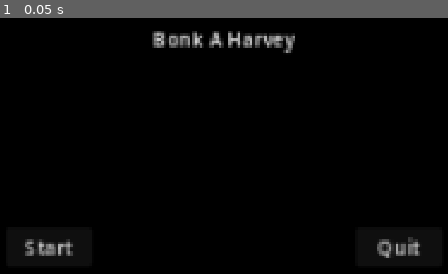
Above: before the commit, frame 1.
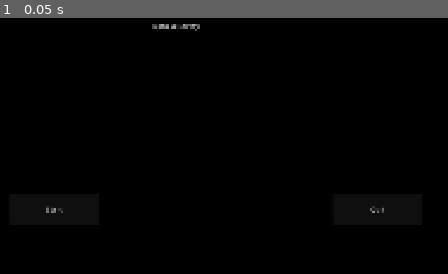
Above: after the commit, the same moment.

Repository: Jes-lan/bonkAHarvey
Game: Godot game, scene res://scenes/main.tscn
The game is run twice, just before and just after one commit, with the same random seed, the same clock (stepped at 60 frames per second) and the same inputs.
Inputs:
- Up to frame 1 (0.05 s): no input

The runs differ from the first frame. In frame 1, 2.9% of the frame differs, in the area x 5-94%, y 2-94%.

Commit message:
change
change

Diff:
--- a/project.godot
+++ b/project.godot
@@ -10,23 +10,25 @@
 
 [application]
 
-config/name="Bonk A Harvey"
-run/main_scene="uid://dgumf2o5taxw1"
-config/features=PackedStringArray("4.4", "GL Compatibility")
+config/name="Bonk a Harvey"
+run/main_scene="uid://b7vjisxhcpqdx"
+config/features=PackedStringArray("4.6", "GL Compatibility")
 config/icon="res://icon.svg"
-
-[autoload]
-
-Global="*res://scenes/Global.tscn"
 
 [display]
 
 window/size/viewport_width=1920
 window/size/viewport_height=1080
 window/size/mode=3
+window/size/borderless=true
 window/stretch/mode="canvas_items"
+
+[physics]
+
+3d/physics_engine="Jolt Physics"
 
 [rendering]
 
+rendering_device/driver.windows="d3d12"
 renderer/rendering_method="gl_compatibility"
 renderer/rendering_method.mobile="gl_compatibility"
--- a/scenes/Global.tscn
+++ /dev/null
@@ -1,6 +0,0 @@
-[gd_scene load_steps=2 format=3 uid="uid://cc0e05ps7nqpr"]
-
-[ext_resource type="Script" uid="uid://drdntv5kw22vb" path="res://scripts/Global.gd" id="1_eeqj2"]
-
-[node name="Global" type="Node"]
-script = ExtResource("1_eeqj2")
--- a/scenes/main.tscn
+++ b/scenes/main.tscn
@@ -1,15 +1,8 @@
-[gd_scene format=3 uid="uid://dgumf2o5taxw1"]
+[gd_scene format=3 uid="uid://b7vjisxhcpqdx"]
 
-[node name="Main" type="Control"]
-layout_mode = 3
-anchors_preset = 15
-anchor_right = 1.0
-anchor_bottom = 1.0
-grow_horizontal = 2
-grow_vertical = 2
+[node name="Main" type="CanvasLayer" unique_id=1581820980]
 
-[node name="ColorRect" type="ColorRect" parent="."]
-layout_mode = 1
+[node name="BG" type="ColorRect" parent="." unique_id=1925084677]
 anchors_preset = 15
 anchor_right = 1.0
 anchor_bottom = 1.0
@@ -17,30 +10,23 @@
 grow_vertical = 2
 color = Color(0, 0, 0, 1)
 
-[node name="Start" type="Button" parent="."]
-layout_mode = 0
-offset_left = 432.0
-offset_top = 736.0
-offset_right = 501.0
-offset_bottom = 767.0
-scale = Vector2(3, 3)
+[node name="Start" type="Button" parent="." unique_id=850892445]
+offset_left = 440.0
+offset_top = 656.0
+offset_right = 656.0
+offset_bottom = 728.0
 text = "Start"
 
-[node name="Quit" type="Button" parent="."]
-layout_mode = 0
-offset_left = 1272.0
-offset_top = 736.0
-offset_right = 1341.0
-offset_bottom = 767.0
-scale = Vector2(3, 3)
-text = "Quit
-"
+[node name="Quit" type="Button" parent="." unique_id=979011826]
+offset_left = 1216.0
+offset_top = 656.0
+offset_right = 1432.0
+offset_bottom = 728.0
+text = "Quit"
 
-[node name="RichTextLabel" type="RichTextLabel" parent="."]
-layout_mode = 0
+[node name="RichTextLabel" type="RichTextLabel" parent="." unique_id=164049431]
 offset_left = 784.0
-offset_top = 248.0
-offset_right = 904.0
-offset_bottom = 272.0
-scale = Vector2(3, 3)
-text = "Bonk A Harvey"
+offset_top = 240.0
+offset_right = 1096.0
+offset_bottom = 328.0
+text = "Bonk a Harvey"
--- a/scenes/main_game.tscn
+++ /dev/null
@@ -1,134 +0,0 @@
-[gd_scene load_steps=4 format=3 uid="uid://c7e27knpkifjw"]
-
-[ext_resource type="Script" uid="uid://6784884ru1ow" path="res://scripts/maingame.gd" id="1_s3esy"]
-
-[sub_resource type="GDScript" id="GDScript_s3esy"]
-script/source = "extends RichTextLabel
-
-func _process(delta: float) -> void:
-	$\".\".text = \"Points: \" + str(Global.gPoints)
-
-"
-
-[sub_resource type="GDScript" id="GDScript_72e8q"]
-script/source = "extends RichTextLabel
-
-func _process(delta: float) -> void:
-	$\".\".text = \"Remaining Time: \" + str(int($\"../Timer\".time_left))
-"
-
-[node name="MainGame" type="Control"]
-layout_mode = 3
-anchors_preset = 15
-anchor_right = 1.0
-anchor_bottom = 1.0
-grow_horizontal = 2
-grow_vertical = 2
-script = ExtResource("1_s3esy")
-
-[node name="BG" type="ColorRect" parent="."]
-layout_mode = 1
-anchors_preset = 15
-anchor_right = 1.0
-anchor_bottom = 1.0
-grow_horizontal = 2
-grow_vertical = 2
-color = Color(0, 0, 0, 1)
-
-[node name="Button" type="Button" parent="."]
-layout_mode = 0
-offset_left = 536.0
-offset_top = 248.0
-offset_right = 720.0
-offset_bottom = 432.0
-
-[node name="Button2" type="Button" parent="."]
-layout_mode = 0
-offset_left = 832.0
-offset_top = 248.0
-offset_right = 1016.0
-offset_bottom = 432.0
-
-[node name="Button3" type="Button" parent="."]
-layout_mode = 0
-offset_left = 1136.0
-offset_top = 248.0
-offset_right = 1320.0
-offset_bottom = 432.0
-
-[node name="Button4" type="Button" parent="."]
-layout_mode = 0
-offset_left = 536.0
-offset_top = 552.0
-offset_right = 720.0
-offset_bottom = 736.0
-
-[node name="Button5" type="Button" parent="."]
-layout_mode = 0
-offset_left = 832.0
-offset_top = 552.0
-offset_right = 1016.0
-offset_bottom = 736.0
-
-[node name="Button6" type="Button" parent="."]
-layout_mode = 0
-offset_left = 1136.0
-offset_top = 552.0
-offset_right = 1320.0
-offset_bottom = 736.0
-
-[node name="Button7" type="Button" parent="."]
-layout_mode = 0
-offset_left = 536.0
-offset_top = 832.0
-offset_right = 720.0
-offset_bottom = 1016.0
-
-[node name="Button8" type="Button" parent="."]
-layout_mode = 0
-offset_left = 832.0
-offset_top = 832.0
-offset_right = 1016.0
-offset_bottom = 1016.0
-
-[node name="Button9" type="Button" parent="."]
-layout_mode = 0
-offset_left = 1136.0
-offset_top = 832.0
-offset_right = 1320.0
-offset_bottom = 1016.0
-
-[node name="Points" type="RichTextLabel" parent="."]
-layout_mode = 0
-offset_left = 32.0
-offset_top = 24.0
-offset_right = 160.0
-offset_bottom = 64.0
-scale = Vector2(3, 3)
-script = SubResource("GDScript_s3esy")
-
-[node name="TimerSTR" type="RichTextLabel" parent="."]
-layout_mode = 0
-offset_left = 432.0
-offset_top = 24.0
-offset_right = 587.0
-offset_bottom = 64.0
-scale = Vector2(3, 3)
-script = SubResource("GDScript_72e8q")
-
-[node name="Timer" type="Timer" parent="."]
-wait_time = 30.0
-autostart = true
-
-[node name="timerForBonk" type="Timer" parent="."]
-
-[connection signal="pressed" from="Button" to="." method="_on_button_pressed"]
-[connection signal="pressed" from="Button2" to="." method="_on_button_2_pressed"]
-[connection signal="pressed" from="Button3" to="." method="_on_button_3_pressed"]
-[connection signal="pressed" from="Button4" to="." method="_on_button_4_pressed"]
-[connection signal="pressed" from="Button5" to="." method="_on_button_5_pressed"]
-[connection signal="pressed" from="Button6" to="." method="_on_button_6_pressed"]
-[connection signal="pressed" from="Button7" to="." method="_on_button_7_pressed"]
-[connection signal="pressed" from="Button8" to="." method="_on_button_8_pressed"]
-[connection signal="pressed" from="Button9" to="." method="_on_button_9_pressed"]
-[connection signal="timeout" from="timerForBonk" to="." method="_on_timer_for_bonk_timeout"]
--- a/scripts/Global.gd
+++ /dev/null
@@ -1,3 +0,0 @@
-extends Node
-
-var gPoints : int = 0
--- a/scripts/maingame.gd
+++ /dev/null
@@ -1,52 +0,0 @@
-extends Control
-
-var pointFlag : bool = false
-var harvey : Texture2D = preload("res://icon.svg")
-@onready var timer = $timerForBonk
-
-func _ready():
-	timer.start(2)
-
-func _process(delta):
-	print(timer.time_left)
-
-func _on_button_pressed() -> void:
-	Global.gPoints += 1
-
-
-func _on_button_2_pressed() -> void:
-	Global.gPoints += 1
-
-
-func _on_button_3_pressed() -> void:
-	Global.gPoints += 1
-
-
-func _on_button_4_pressed() -> void:
-	Global.gPoints += 1
-
-
-func _on_button_5_pressed() -> void:
-	Global.gPoints += 1
-
-
-func _on_button_6_pressed() -> void:
-	Global.gPoints += 1
-
-
-func _on_button_7_pressed() -> void:
-	Global.gPoints += 1
-
-
-func _on_button_8_pressed() -> void:
-	Global.gPoints += 1
-
-
-func _on_button_9_pressed() -> void:
-	Global.gPoints += 1
-
-
-func _on_timer_for_bonk_timeout() -> void:
-	var sprite2d = Sprite2D.new()
-	add_child(sprite2d)
-	sprite2d.set_texture(harvey)
Not shown, changed: icon.svg.import
Not shown, removed: scripts/Global.gd.uid
Not shown, removed: scripts/maingame.gd.uid
Not shown, removed: LICENSE
Not shown, removed: README.md
